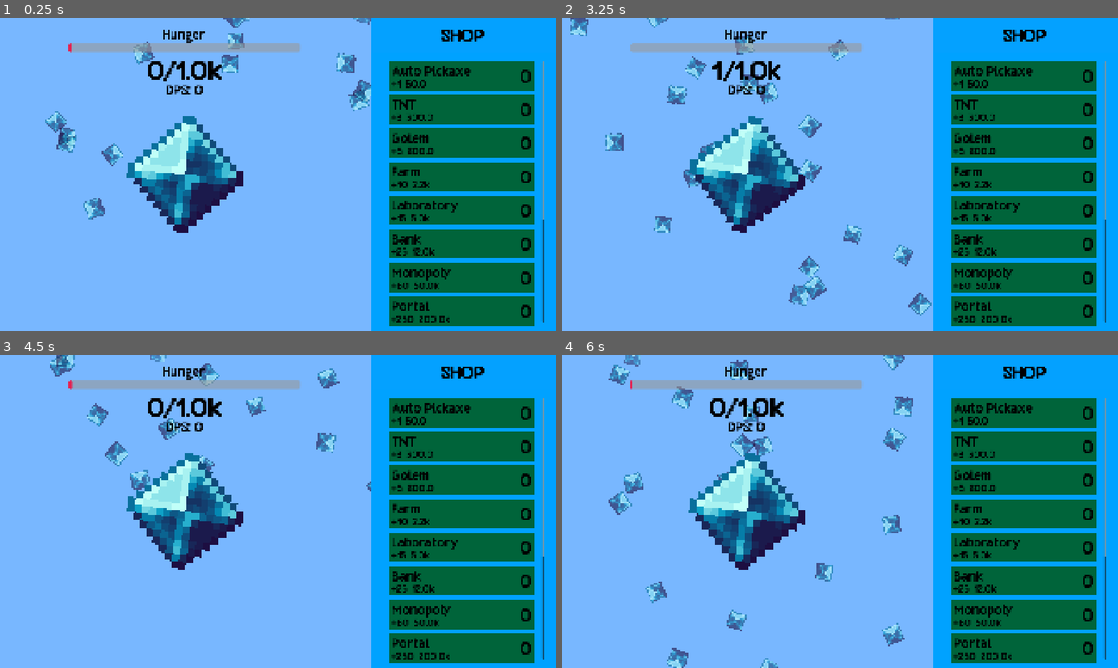
Above: before the commit, frames 1-4 (two rows, left to right).
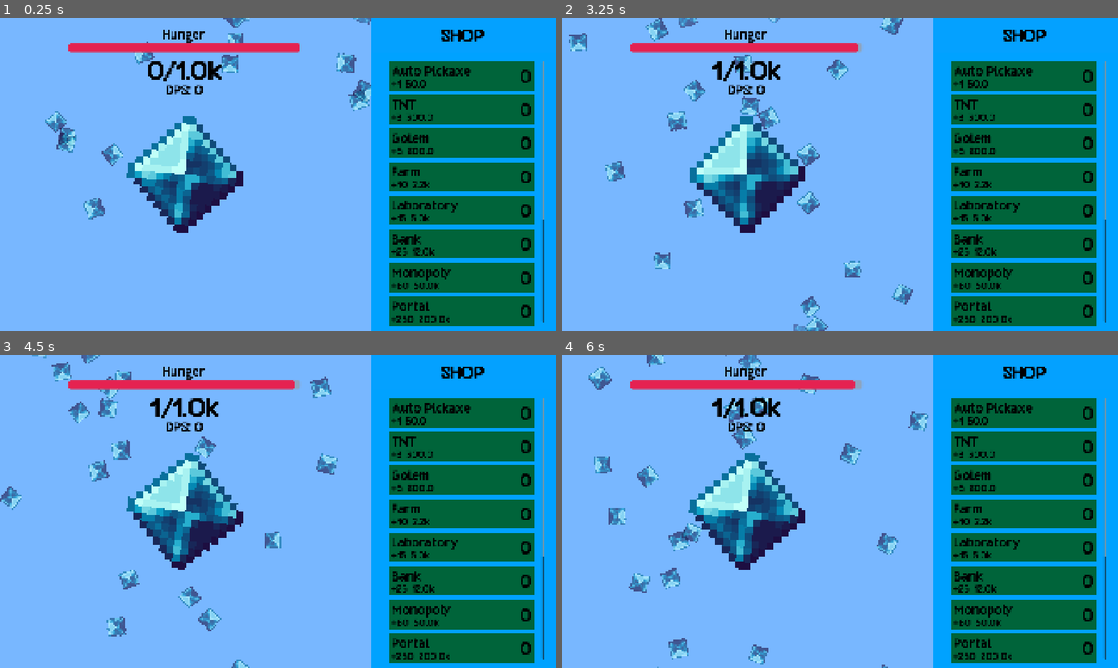
Above: after the commit, the same moments.

Repository: kyteidev/diamond-clicker-ultimate
Game: Godot game, scene res://scenes/game.tscn
Two runs of this game, one before a commit and one after it. Both use one fixed random seed, a clock stepped at 60 frames per second and the inputs below.
Inputs (mouse positions are in pixels of both pictures, inside the frame that each line leads up to):
- Up to frame 1 (0.25 s): no input
- Up to frame 2 (3.25 s): move the mouse to (962, 158) at 0.52 s; click (962, 158) at 0.6 s; move the mouse to (728, 190) at 1.27 s; click (728, 190) at 1.35 s; move the mouse to (895, 105) at 2.02 s; click (895, 105) at 2.1 s; move the mouse to (812, 237) at 2.77 s; click (812, 237) at 2.85 s
- Up to frame 3 (4.5 s): move the mouse to (444, 558) at 3.52 s; click (444, 558) at 3.6 s; click (378, 608) at 4.25 s, where only the run before the commit has a clickable "New Game"
- Up to frame 4 (6 s): move the mouse to (673, 464) at 5.02 s; click (673, 464) at 5.1 s; move the mouse to (867, 511) at 5.77 s; click (867, 511) at 5.85 s

The runs differ from the first frame. In frame 1, 1.3% of the frame differs, in the area x 12-54%, y 8-12%; in frame 2, 8.8%, in the area x 1-67%, y 0-100%; in frame 3, 5.5%; in frame 4, 6.9%.

Commit message:
undo change

Diff:
--- a/scripts/managers/state_manager.gd
+++ b/scripts/managers/state_manager.gd
@@ -1,6 +1,6 @@
 extends Node
 
-const MAX_HUNGER = 3.0
+const MAX_HUNGER = 180.0
 const STARTING_TARGET = 1000.0
 
 var diamonds: float:
